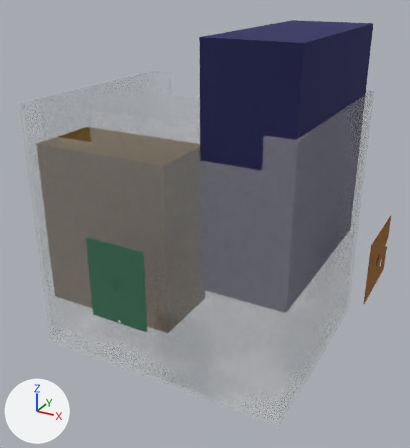
Renders of the glTF model assemblies/grid-container/commercial-ac/assembly-exploded.glb from each side of a commit.
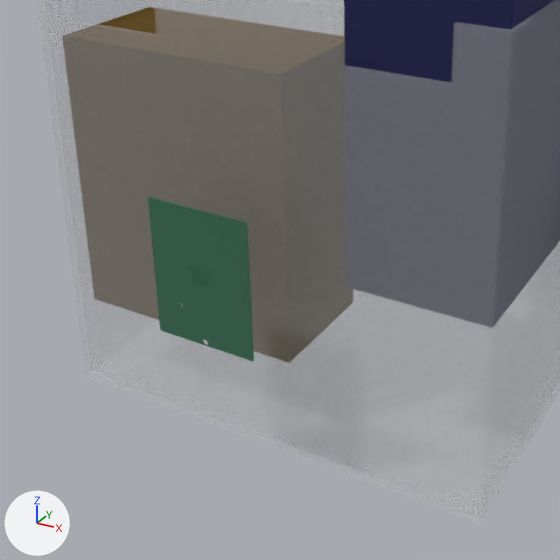
There are two pictures of each version: one whole from a camera (50 mm lens) standing at (2943.0, -5371.0, 4090.0) and looking at (152.0, -295.0, 1552.0), one close up on the part from 0% to 79% of the width and 27% to 100% of the height. The lights are fixed; the arrows at lower left show +X, +Y and +Z. The last two pictures show the newer version. Where no turn or scale is listed for an object, it has been applied to the vertices.

The first close-up shows 'ARC-PLT-EX-G', 'GRD-SWG-001', 'GRD-XFM-001', 'container_shell'.
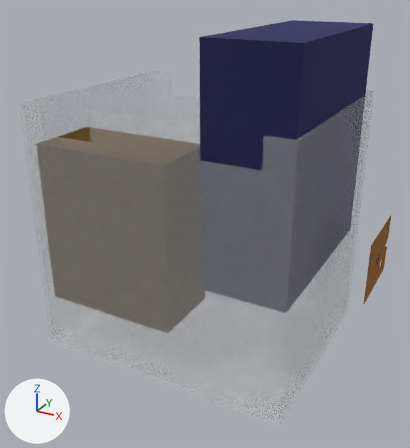
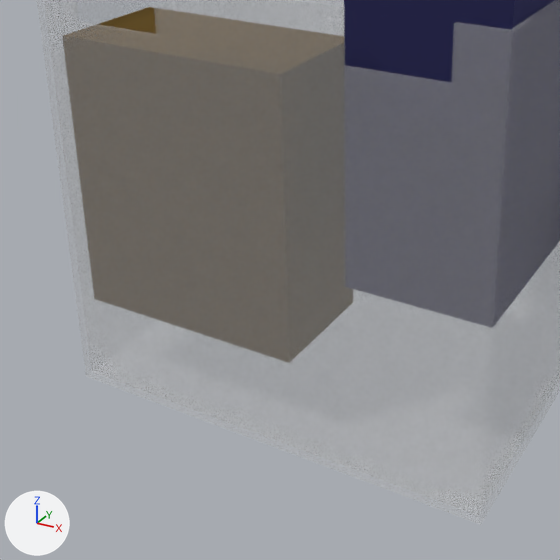
What the commit changed:
Object 'ARC-PLT-EX-G' (ob_arc_plt_ex_g) is deleted.

Changed parts and their boxes (x1, y1, x2, y2) in the close-ups (560 x 560 px):
'ARC-PLT-EX-G', deleted (green): before (148, 197, 254, 361)
